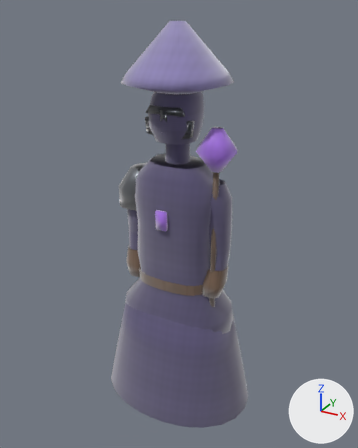
One commit to the glTF model public/assets/models/characters/mage.glb: the scene before it, then after it.
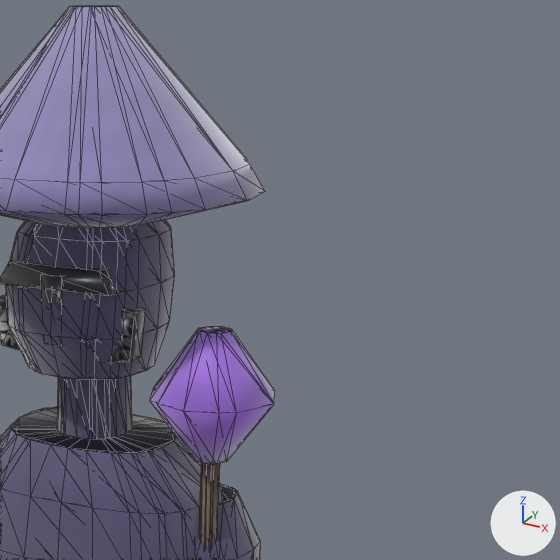
Each version appears first whole from a camera (50 mm lens) standing at (1.173, -2.119, 2.162) and looking at (-0.003, 0.018, 1.093), and next in a close-up on the part from 41% to 93% of the width and 4% to 46% of the height. The axes (+X, +Y, +Z) are drawn at lower right. The lights are the same throughout. The older version's two pictures come first. The close-ups show mesh edges as thin lines. Where no turn or scale is listed for an object, it has been applied to the vertices. Vertices at exactly the same position are counted once.

Objects in the first close-up: 'LOD0_PROD_body', 'LOD0_PROD_weapon', 'LOD1_PROD_body', 'LOD1_PROD_weapon', 'LOD2_PROD_body', 'LOD2_PROD_weapon'.
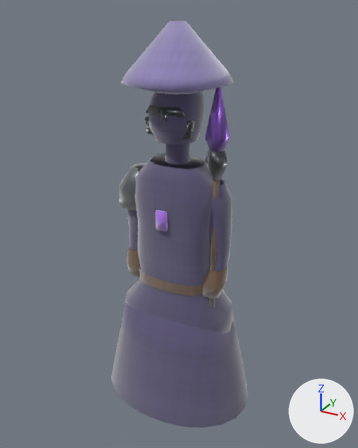
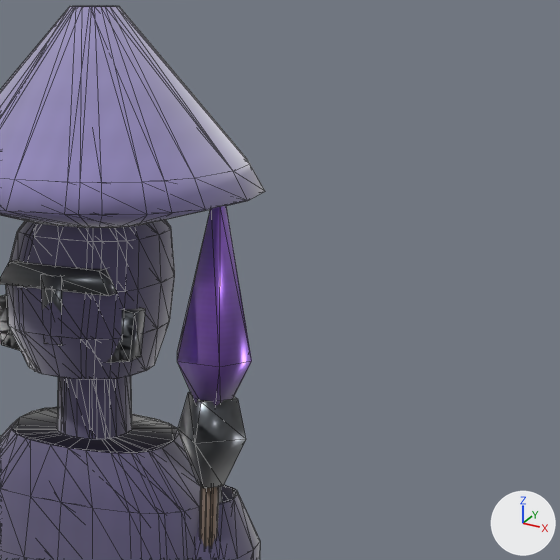
Changed parts and their boxes [x1, y1, x2, y2] in the close-ups (560 x 560 px; the box of a moved part takes in the faces that stretch with it):
'LOD0_PROD_weapon', reshaped: before [150, 326, 275, 547]; after [178, 392, 246, 547]
'LOD2_PROD_weapon', reshaped: before [208, 326, 227, 333]; after [177, 205, 252, 406]
'LOD1_PROD_weapon', reshaped: before [157, 326, 229, 546]; after [200, 487, 212, 546]
part 1 of me_lod0_prod_weapon_004, added: after [178, 392, 246, 488]
part 2 of me_lod0_prod_weapon_004, deleted (purple): before [150, 326, 275, 464]
part 3 of me_lod1_prod_weapon_004, moved or reshaped (not visible afterwards): before [158, 405, 225, 465]
part 4 of me_lod1_prod_weapon_004, surface changed (purple): before [157, 326, 229, 414]
part 5 of me_lod2_prod_weapon_004, added (purple): after [177, 205, 252, 406]

Patch to the scene script:
```diff
--- a/public/assets/models/characters/mage.glb.py
+++ b/public/assets/models/characters/mage.glb.py
@@ me_lod0_prod_weapon_004 @@
 # used by ob_lod0_prod_weapon; location = (0.0, 0.0, 0.0)
-me_lod0_prod_weapon_004.from_pydata(...)  # 43 vertices, 80 faces; spans x 0.139..0.343, y -0.162..0.042, z 0.388..1.652
+me_lod0_prod_weapon_004.from_pydata(...)  # 52 vertices, 92 faces; spans x 0.178..0.303, y -0.118..-0.002, z 0.388..1.836
+# me_lod0_prod_weapon_004 part 1: a new loose piece of 14 vertices spanning x 0.182..0.299, y -0.118..-0.002, z 1.408..1.55, in mat_mat_mage_metal
+# me_lod0_prod_weapon_004 part 2
+# 25 vertices are removed from x 0.139..0.343, y -0.162..0.042, z 1.448..1.652
+# 48 faces are deleted
+# other edits to the shape of me_lod0_prod_weapon_004 do not show in these pictures
 me_lod0_prod_weapon_004.materials.append(mat_mat_mage_leather)
+me_lod0_prod_weapon_004.materials.append(mat_mat_mage_metal)
@@ me_lod1_prod_weapon_004 @@
 # used by ob_lod1_prod_weapon; location = (0.0, 0.0, 0.0)
-me_lod1_prod_weapon_004.from_pydata(...)  # 33 vertices, 60 faces; spans x 0.139..0.343, y -0.148..0.028, z 0.388..1.652
+me_lod1_prod_weapon_004.from_pydata(...)  # 48 vertices, 84 faces; spans x 0.178..0.303, y -0.118..-0.002, z 0.388..1.836
+# me_lod1_prod_weapon_004 part 3
+# 6 faces are deleted
+# 19 vertices move from x 0.139..0.343, y -0.148..0.028, z 1.448..1.652 to x 0.178..0.303, y -0.115..-0.005, z 1.51..1.836
+# 1 vertex is added at (0.241, -0.06, 1.51)
+# 6 new faces join them, mat_mat_mage_leather
+# me_lod1_prod_weapon_004 part 4: 18 kept faces spanning x 0.178..0.303, y -0.115..-0.005, z 1.612..1.836 get new texture (UV) coordinates
+# other edits to the shape of me_lod1_prod_weapon_004 do not show in these pictures
 me_lod1_prod_weapon_004.materials.append(mat_mat_mage_leather)
+me_lod1_prod_weapon_004.materials.append(mat_mat_mage_metal)
@@ me_lod2_prod_weapon_004 @@
 # used by ob_lod2_prod_weapon; location = (0.0, 0.0, 0.0)
-me_lod2_prod_weapon_004.from_pydata(...)  # 23 vertices, 40 faces; spans x 0.139..0.343, y -0.162..0.042, z 0.388..1.652
+me_lod2_prod_weapon_004.from_pydata(...)  # 44 vertices, 76 faces; spans x 0.178..0.303, y -0.118..-0.002, z 0.388..1.836
+# me_lod2_prod_weapon_004 part 5: a new loose piece of 20 vertices spanning x 0.178..0.303, y -0.115..-0.005, z 1.51..1.836, in mat_mat_mage_metal
+# other edits to the shape of me_lod2_prod_weapon_004 do not show in these pictures
 me_lod2_prod_weapon_004.materials.append(mat_mat_mage_metal)
```
